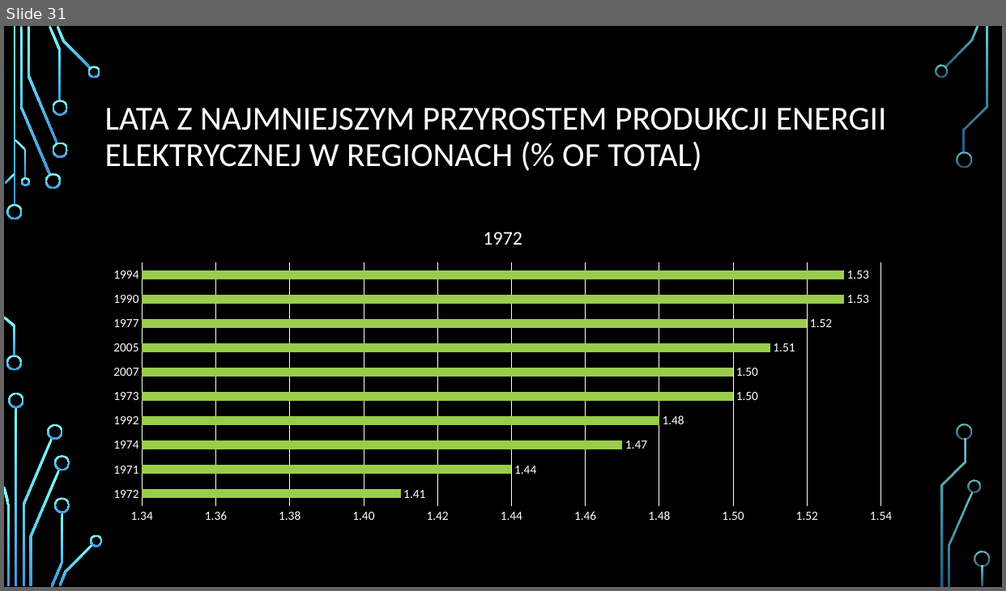
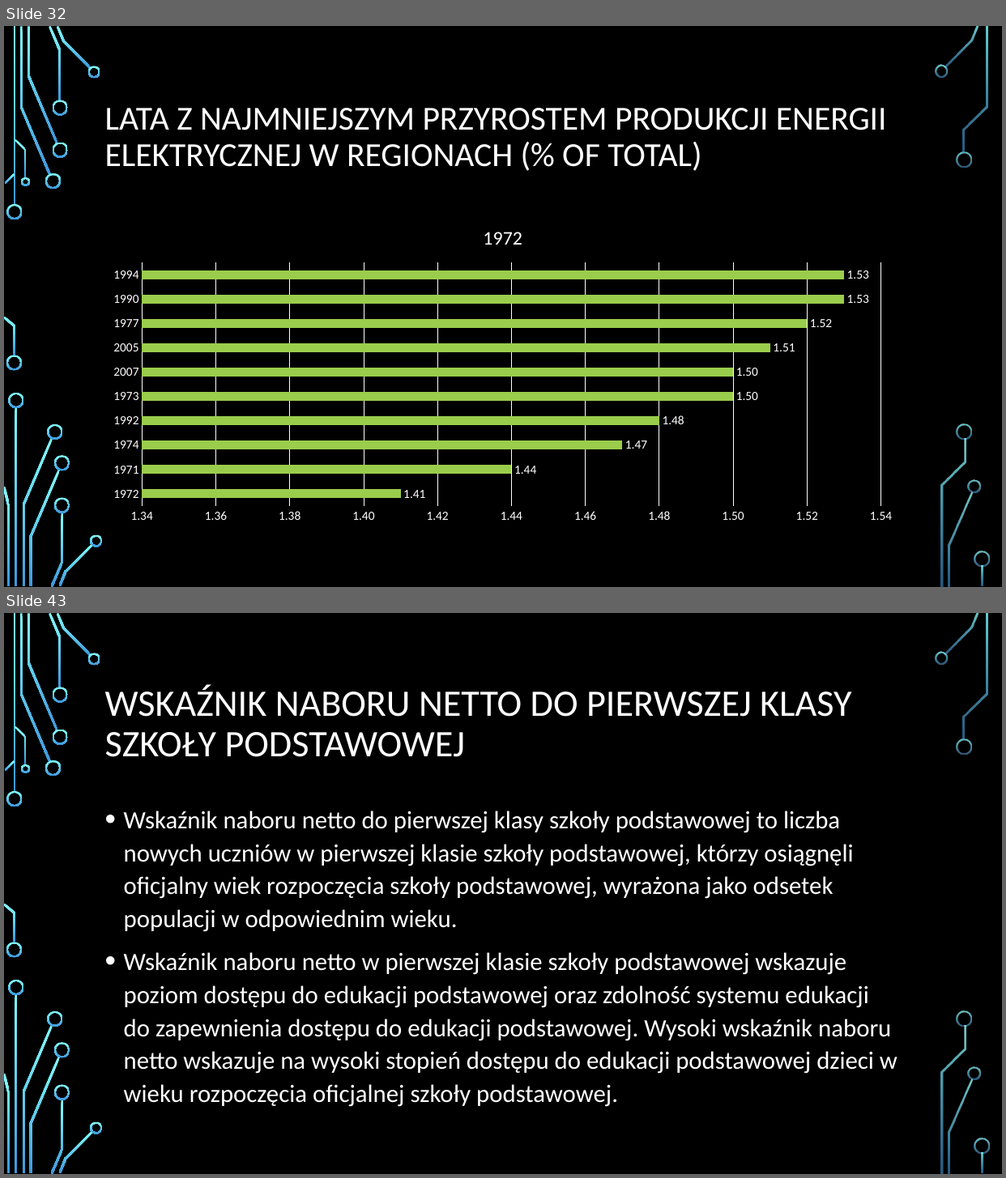
Before and after one commit to infoshareacademy/jdszr4-wdevs, a slide deck: prezentacje/SQL - Prezentacja koncowa.pptx. Shown one above the other, each under a label of ours: slide 31 before the commit, slides 32 and 43 after it; the slides between them are not shown. The pictures are 1006x591 and 1006x1178 pixels, drawn with LibreOffice and Linux fonts; fonts in the diff are those of the drawing; background and template pictures are left out. Boxes give left, top, right and bottom in pixels: in the first picture for what was removed or moved away, otherwise in the second. Text is boxed around its words. In the diff, an @@ line names an element or a change of style, - is before the commit and + after.

```diff
--- a/prezentacje/SQL - Prezentacja koncowa.pptx
+++ b/prezentacje/SQL - Prezentacja koncowa.pptx
@@ slide 43 added at [4, 613, 1002, 1174], background picture (left out); not listed: 36 template elements that a slide beside it also shows @@
@@ title added at [105, 684, 851, 757], 36 pt, text #FFFFFF @@
+WSKAŹNIK NABORU NETTO DO PIERWSZEJ KLASY SZKOŁY PODSTAWOWEJ
@@ text added at [124, 811, 897, 1107], 24 pt, text #FFFFFF @@
+• Wskaźnik naboru netto do pierwszej klasy szkoły podstawowej to liczba nowych uczniów w pierwszej klasie szkoły podstawowej, którzy osiągnęli oficjalny wiek rozpoczęcia szkoły podstawowej, wyrażona jako odsetek populacji w odpowiednim wieku.
+• Wskaźnik naboru netto w pierwszej klasie szkoły podstawowej wskazuje poziom dostępu do edukacji podstawowej oraz zdolność systemu edukacji do zapewnienia dostępu do edukacji podstawowej. Wysoki wskaźnik naboru netto wskazuje na wysoki stopień dostępu do edukacji podstawowej dzieci w wieku rozpoczęcia oficjalnej szkoły podstawowej.
@@ what was slide 31 is now slide 32 @@
```
Also in this commit, not shown: 1 slide changed, 23 other slides added.
